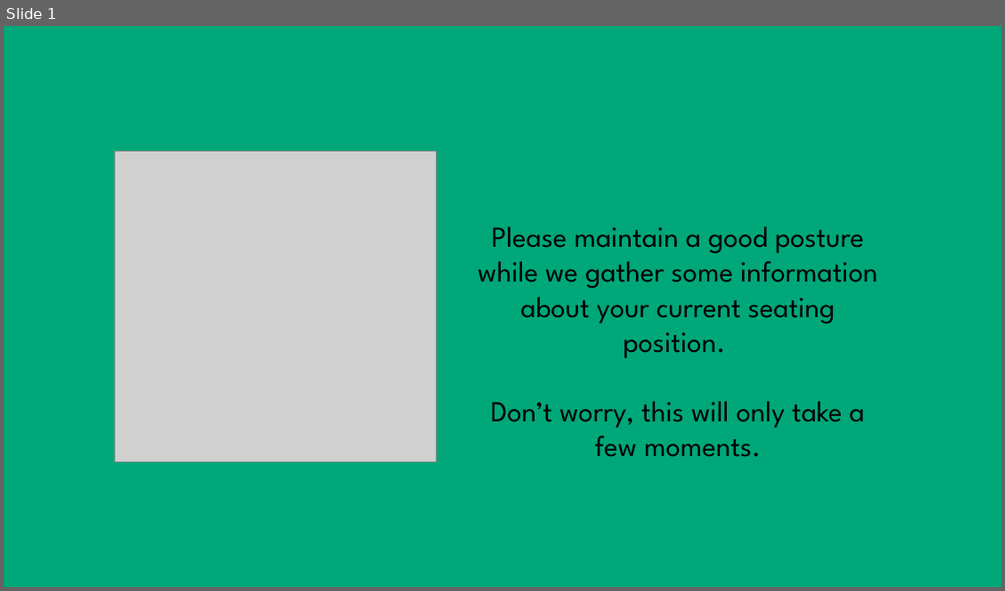
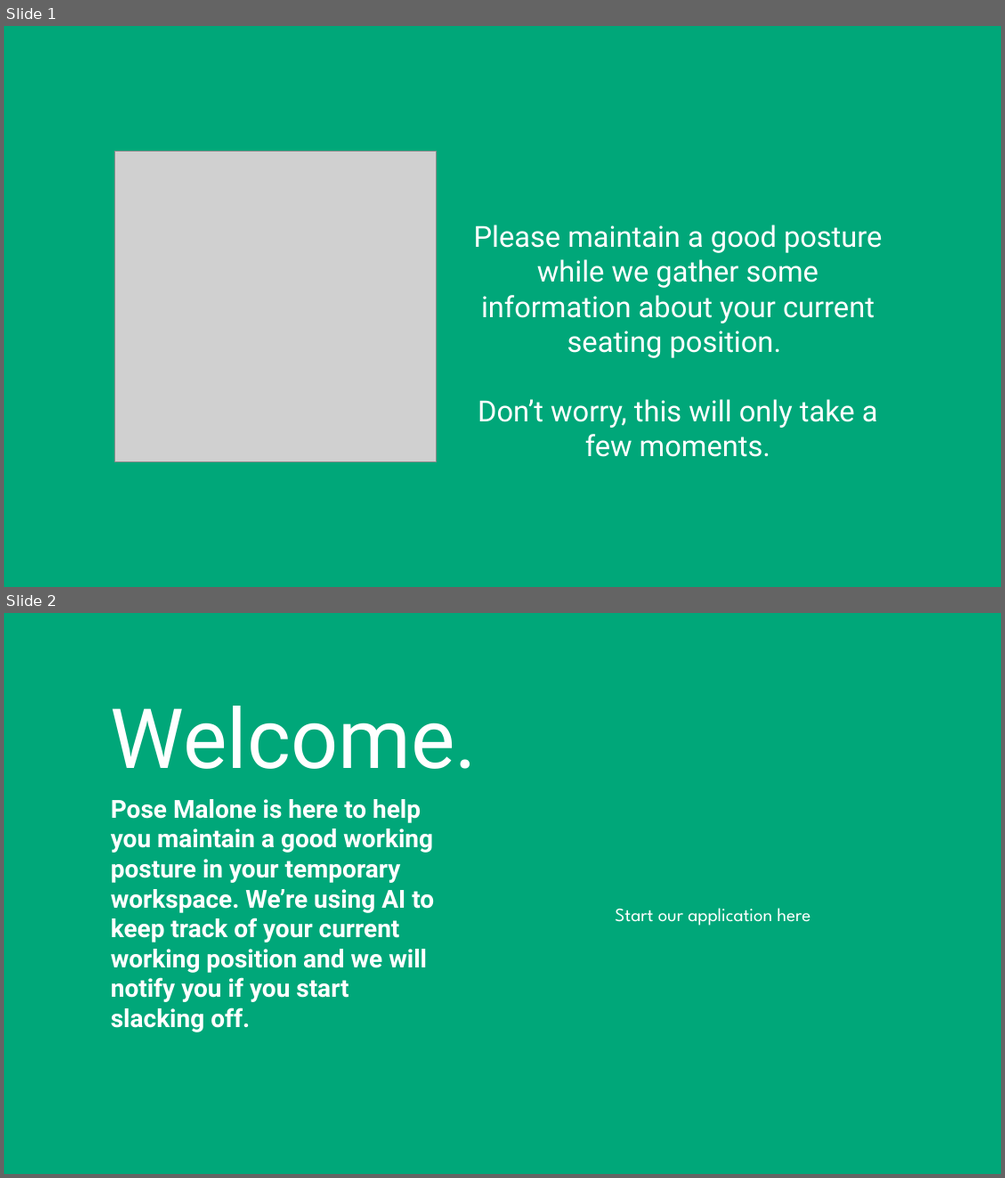
Before and after one commit to wljungbergh/pose-malone, a slide deck: doc/initial_image.pptx. Shown one above the other, each under a label of ours: slide 1 before the commit, slides 1 and 2 after it. The pictures are 1005x591 and 1005x1178 pixels, drawn with LibreOffice and Linux fonts; fonts in the diff are those of the drawing; grey boxes stand for pictures. Boxes give left, top, right and bottom in pixels: in the first picture for what was removed or moved away, otherwise in the second. Text is boxed around its words. In the diff, an @@ line names an element or a change of style, - is before the commit and + after.

```diff
--- a/doc/initial_image.pptx
+++ b/doc/initial_image.pptx
@@ slide 2 added at (x1=4, y1=613, x2=1001, y2=1174), background #00A779 @@
@@ text added at (x1=111, y1=706, x2=477, y2=769), 80 pt, text #FFFFFF @@
+Welcome.
@@ text added at (x1=111, y1=799, x2=434, y2=1032), 24 pt, text #FFFFFF, bold @@
+Pose Malone is here to help you maintain a good working posture in your temporary workspace. We’re using AI to keep track of your current working position and we will notify you if you start slacking off.
@@ text added at (x1=615, y1=908, x2=810, y2=925), 18 pt, text #FFFFFF @@
+Start our application here
@@ slide 1 changed as well @@
@@ text "Please maintain a good posture ..." at (x1=474, y1=224, x2=882, y2=457): font League Spartan to Roboto, text colour #000000 to #FFFFFF @@
```
Also in this commit, not shown: 3 other files.
